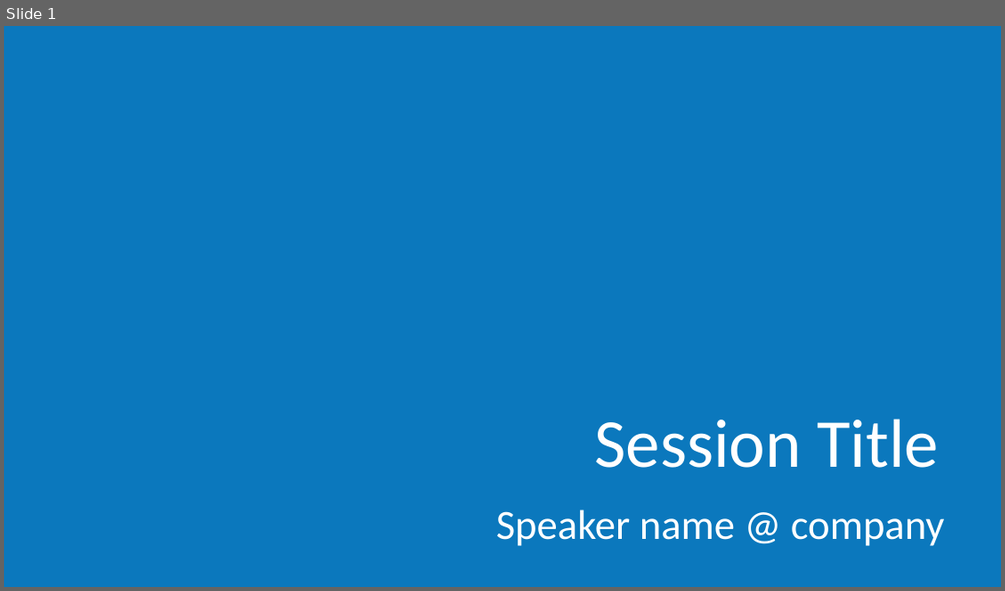
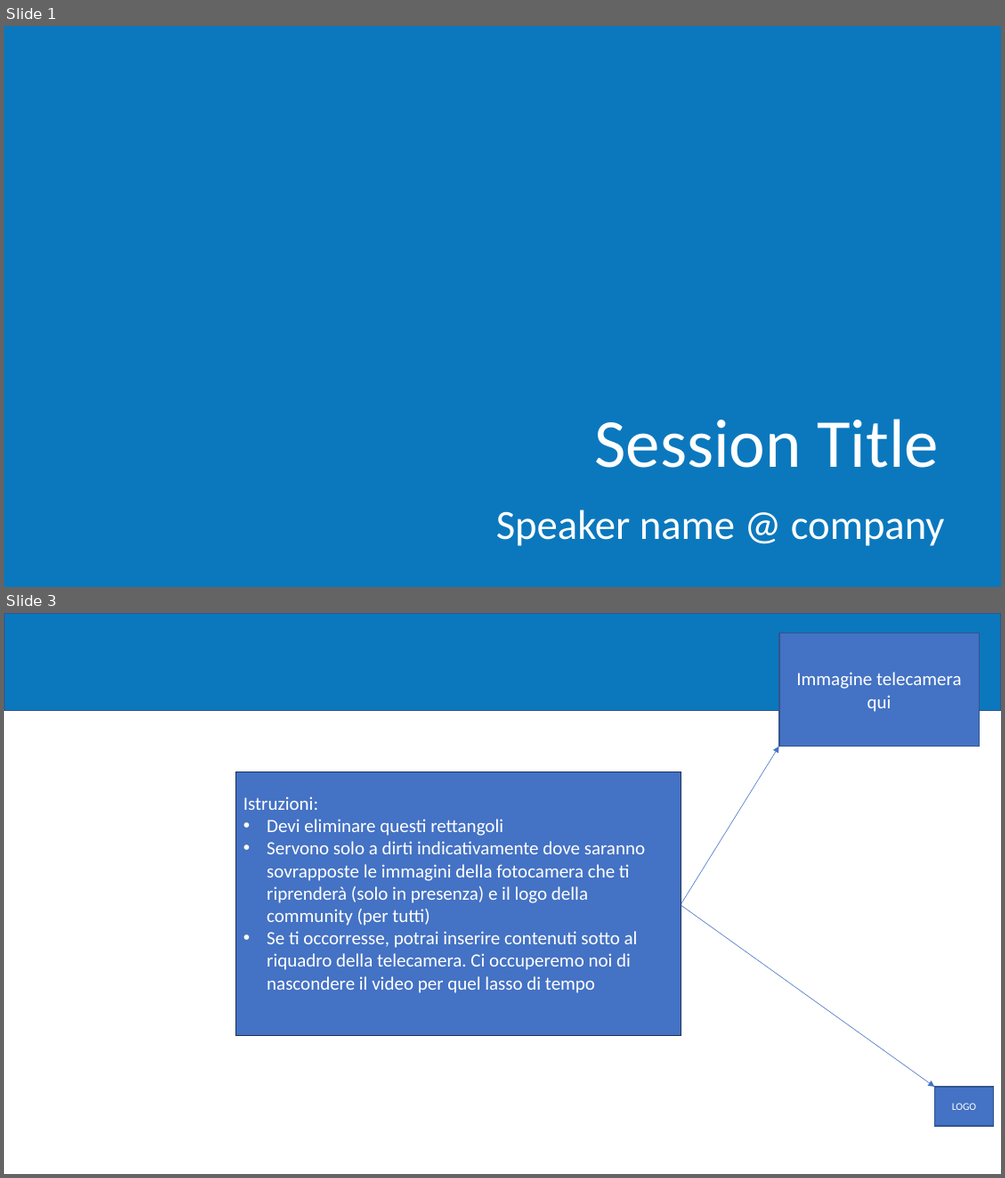
Before and after one commit to DotNetCodeIT/Eventi, a slide deck: Azure Day/2023/Slides/TemplateAzureDay2023.pptx. Shown one above the other, each under a label of ours: slide 1 before the commit, slides 1 and 3 after it; the slides between them are not shown. The pictures are 1005x591 and 1005x1178 pixels, drawn with LibreOffice and Linux fonts; fonts in the diff are those of the drawing; background and template pictures are left out. Boxes give left, top, right and bottom in pixels: in the first picture for what was removed or moved away, otherwise in the second. Text is boxed around its words. In the diff, an @@ line names an element or a change of style, - is before the commit and + after.

```diff
--- a/Azure Day/2023/Slides/TemplateAzureDay2023.pptx
+++ b/Azure Day/2023/Slides/TemplateAzureDay2023.pptx
@@ slide 3 added at (4, 613, 1001, 1174), background #FFFFFF @@
@@ rectangle added at (4, 613, 1001, 711), fill #0B78BD, outline #325491 1 pt @@
@@ rectangle added at (779, 633, 979, 747), fill #4472C4, outline #325491 1 pt, 18 pt, text #FFFFFF @@
+Immagine telecamera qui
@@ rectangle added at (235, 771, 680, 1036), fill #4472C4, outline #1E3256 1 pt, 18 pt, text #FFFFFF @@
+Istruzioni:
+• Devi eliminare questi rettangoli
+• Servono solo a dirti indicativamente dove saranno sovrapposte le immagini della fotocamera che ti riprenderà (solo in presenza) e il logo della community (per tutti)
+• Se ti occorresse, potrai inserire contenuti sotto al riquadro della telecamera. Ci occuperemo noi di nascondere il video per quel lasso di tempo
@@ arrow added from (681, 904) to (778, 747), #4472C4 0.5 pt @@
@@ arrow added from (681, 906) to (934, 1086), #4472C4 0.5 pt @@
@@ rectangle added at (934, 1086, 994, 1126), fill #4472C4, outline #325491 1 pt, 10 pt, text #FFFFFF @@
+LOGO
```
Also in this commit, not shown: 1 other slide added, 1 slide removed.
